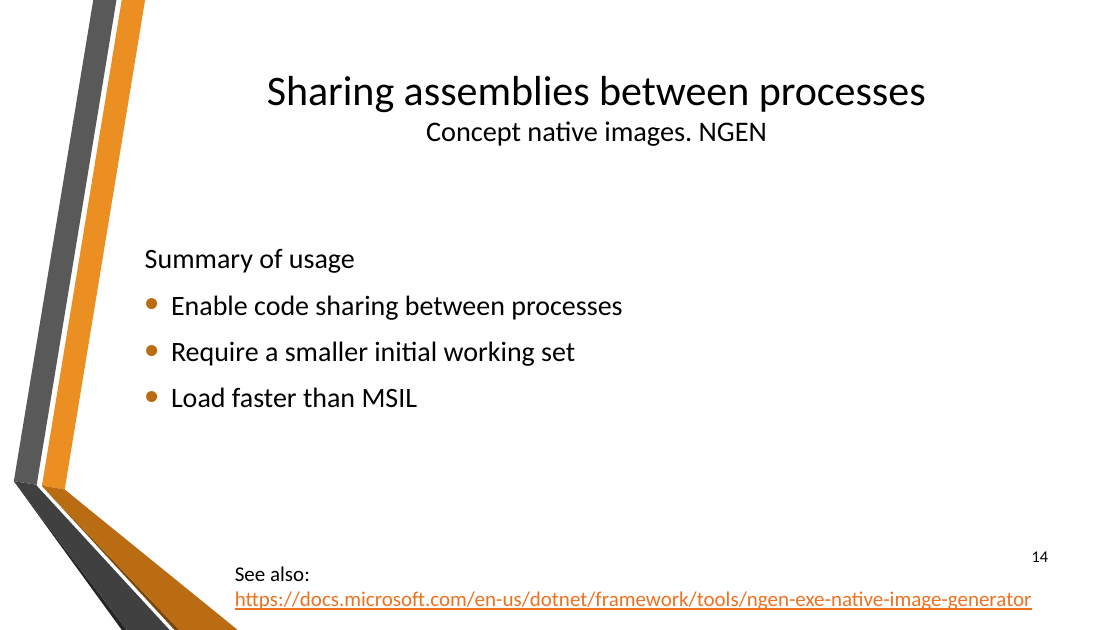
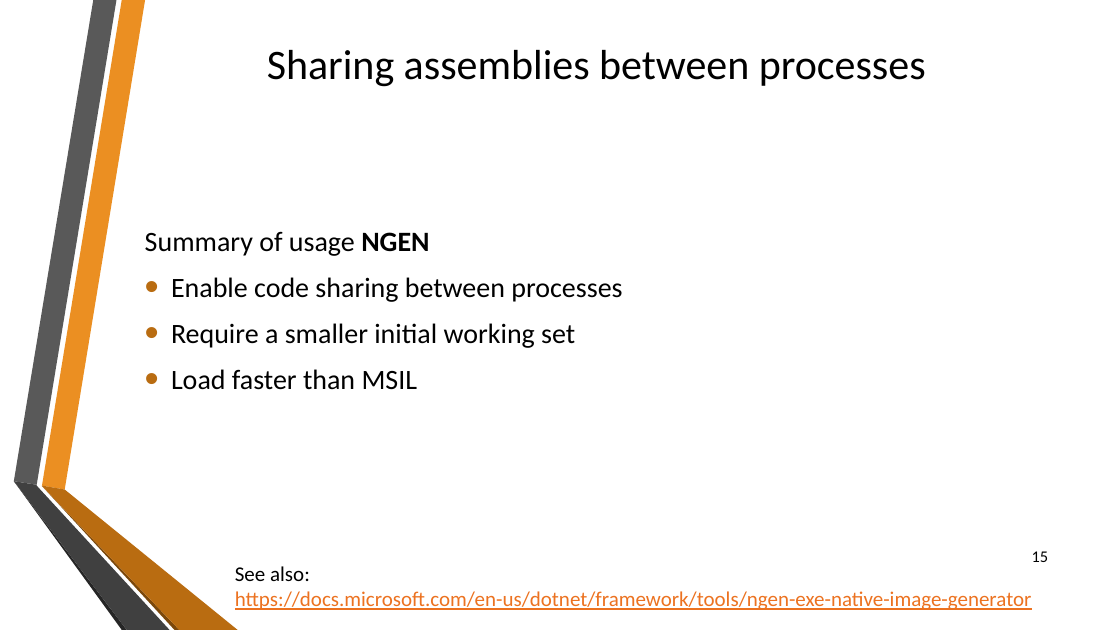
Before and after one commit to sflusov/IISSharingAssemblies, a slide deck: slide 15 of presentation/Sharing common assemblies.pptx (slide 14 before the commit). Drawn at 1120x630 pixels with LibreOffice and Linux fonts; fonts in the diff are those of the drawing; background and template pictures are left out. Boxes give left, top, right and bottom in pixels: in the first picture for what was removed or moved away, otherwise in the second. Text is boxed around its words. In the diff, an @@ line names an element or a change of style, - is before the commit and + after.

```diff
--- a/presentation/Sharing common assemblies.pptx
+++ b/presentation/Sharing common assemblies.pptx
@@ title at [267,50,926,87]: text changed @@
-Sharing assemblies between processes
-Concept native images. NGEN
+Sharing assemblies between processes
@@ text "Summary of usage NGEN": place and size @@
-text "Summary of usage NGEN" at [145,248,622,408]
+text "Summary of usage NGEN" at [145,231,622,390]
@@ text at [145,231,429,256]: text changed @@
-Summary of usage
+Summary of usage NGEN
@@ page number at [1032,551,1049,562]: text changed @@
-14
+15
```
Also in this commit, not shown: 14 other slides changed, 3 slides added, 1 slide removed.
